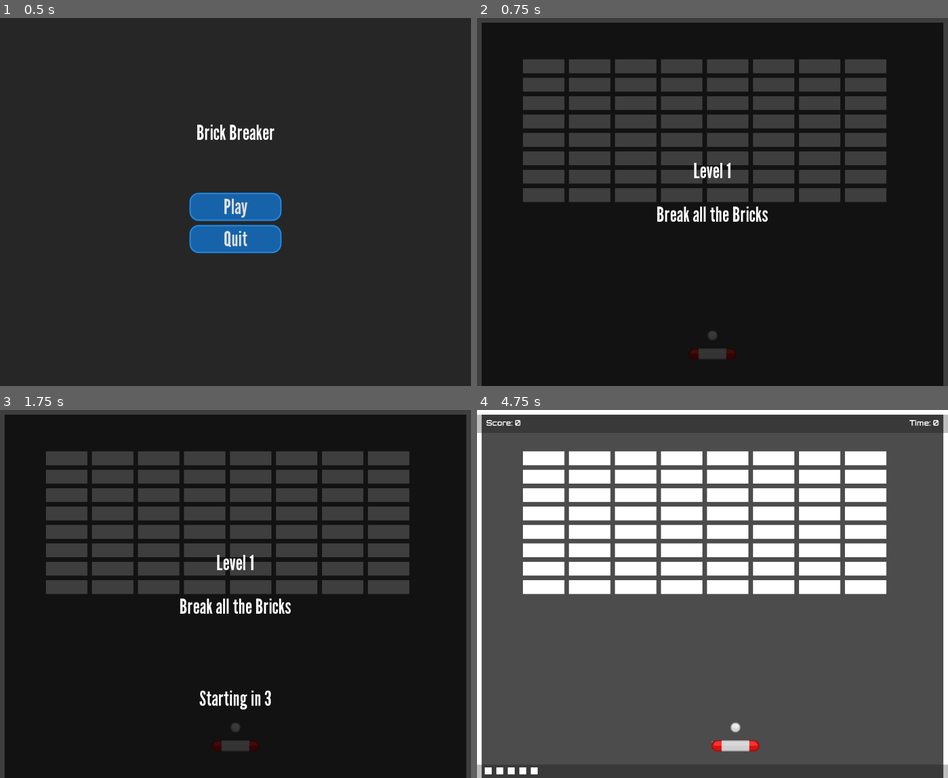
Above: before the commit, frames 1-4 (two rows, left to right).
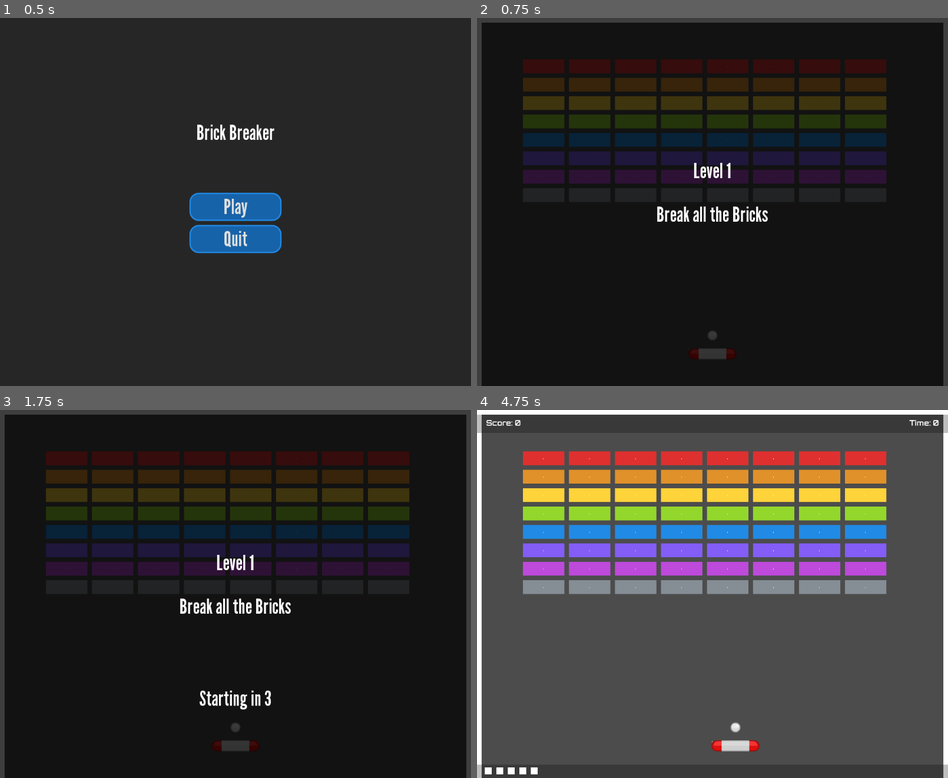
Above: after the commit, the same moments.

Repository: DanielGramling9/-03-Juicy-Brick-Breaker
Game: Godot game, scene res://UI/Main_Menu.tscn
Same seed, same stepped clock (60 frames per second), same inputs: the game is played once before the commit and once after it.
Inputs (mouse positions are in pixels of both pictures, inside the frame that each line leads up to):
- Up to frame 1 (0.5 s): no input
- Up to frame 2 (0.75 s): click "Play" at 0.5 s
- Up to frame 3 (1.75 s): tap Enter at 1.25 s; move the mouse to (259, 594) at 1.27 s; press the mouse at (259, 594) at 1.28 s
- Up to frame 4 (4.75 s): tap Space at 2, 4.25 s; move the mouse to (688, 594) at 2.02 s; release the mouse at (688, 594) at 2.03 s; click (688, 594) at 2.1 s; move the mouse to (721, 586) at 2.77 s; press the mouse at (721, 586) at 2.78 s; tap Enter at 3.5 s; move the mouse to (707, 601) at 3.52 s; release the mouse at (707, 601) at 3.53 s; click (707, 601) at 3.6 s; move the mouse to (745, 597) at 4.27 s; press the mouse at (745, 597) at 4.28 s

Frame 1 is identical in both runs. In frame 2, 21% of the frame differs, in the area x 9-87%, y 11-50%; in frame 3, 21%; in frame 4, 22%, in the area x 9-87%, y 11-51%.

Commit message:
Brick Color
The Bricks have color now.

Diff:
--- a/Brick-Breaker-main/Brick/Brick.gd
+++ b/Brick-Breaker-main/Brick/Brick.gd
@@ -9,6 +9,22 @@
 func _ready():
 	randomize()
 	position = new_position
+	if score >= 100:
+		$ColorRect.color = Color8(224,49,49)
+	elif score >= 90:
+		$ColorRect.color = Color8(225,146,43)
+	elif score >= 80:
+		$ColorRect.color = Color8(255,212,59)
+	elif score >= 70:
+		$ColorRect.color = Color8(148,216,45)
+	elif score >= 60:
+		$ColorRect.color = Color8(34,139,230)
+	elif score >= 50:
+		$ColorRect.color = Color8(132,94,247)
+	elif score >= 40:
+		$ColorRect.color = Color8(190,75,219)
+	else:
+		$ColorRect.color =Color8(134,142,150)
 
 func _physics_process(_delta):
 	if dying:
